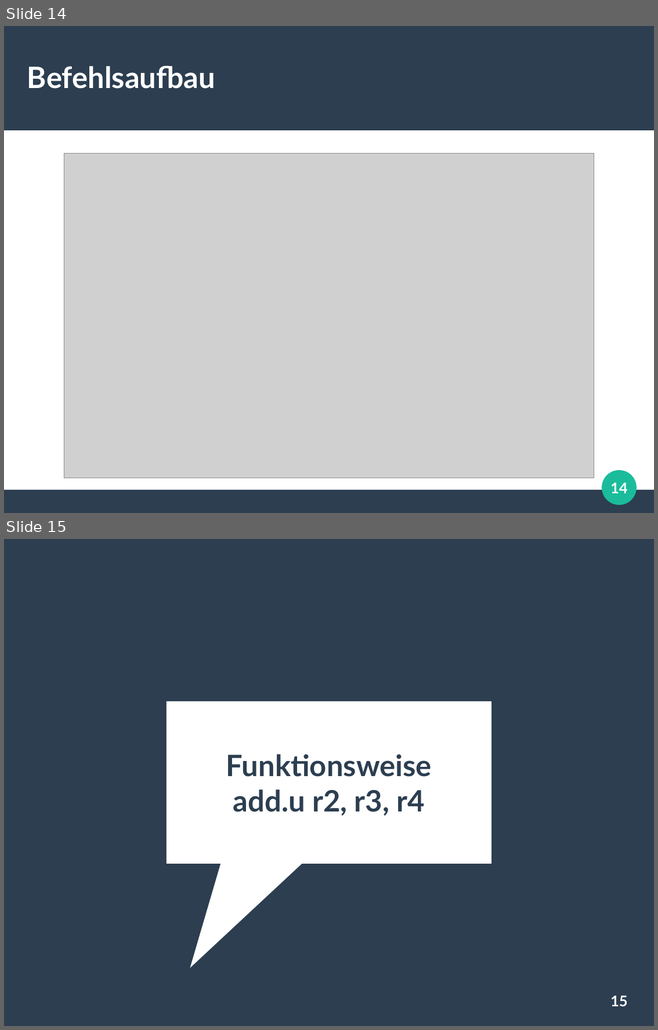
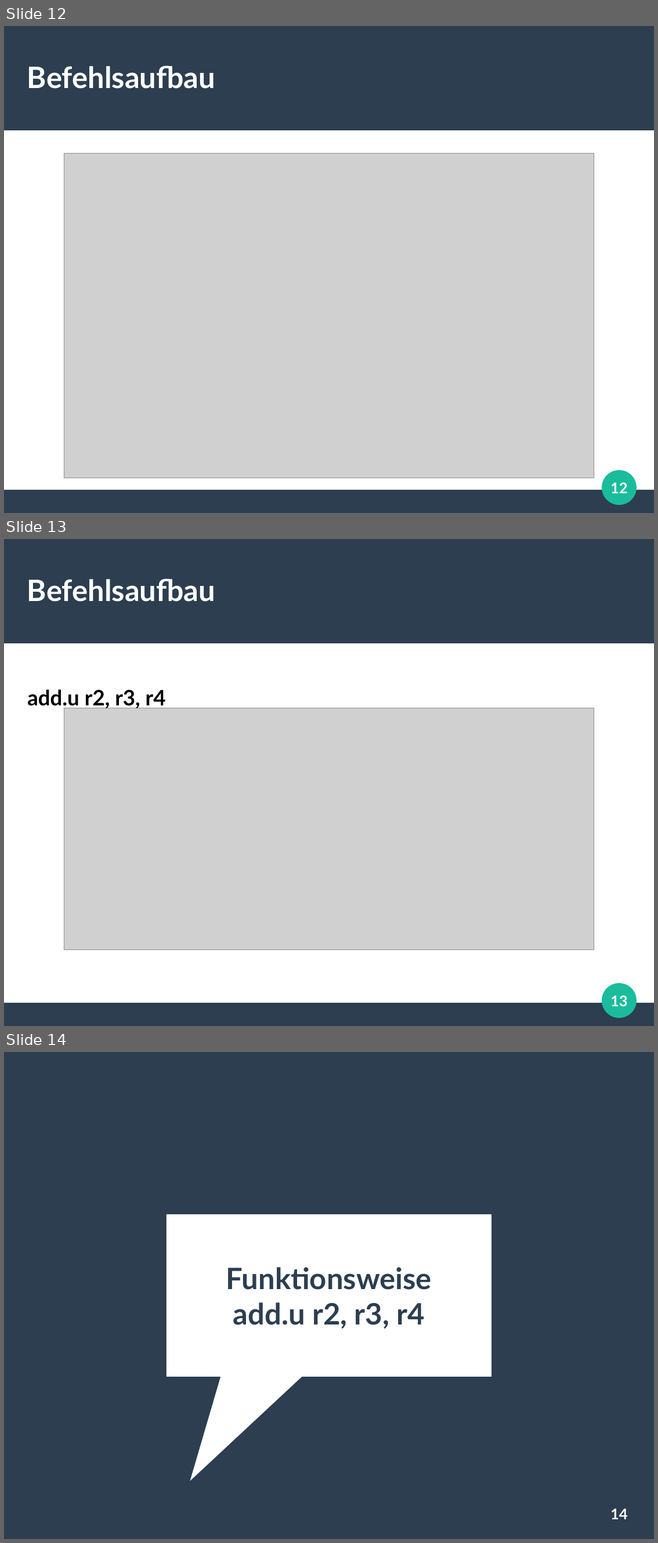
Before and after one commit to modernrio/epu, a slide deck: doc/presentation/epu.odp. Shown one above the other, each under a label of ours: slides 14 and 15 before the commit, slides 12, 13 and 14 after it. The pictures are 658x1030 and 658x1543 pixels, drawn with LibreOffice and Linux fonts; fonts in the diff are those of the drawing; grey boxes stand for pictures. Boxes give left, top, right and bottom in pixels: in the first picture for what was removed or moved away, otherwise in the second. Text is boxed around its words. In the diff, an @@ line names an element or a change of style, - is before the commit and + after.

```diff
--- a/doc/presentation/epu.odp
+++ b/doc/presentation/epu.odp
@@ slide 13 added at (4, 539, 654, 1026), background #FFFFFF; not listed: 3 template elements that a slide beside it also shows @@
@@ title added at (27, 578, 215, 602), 36 pt, text #FFFFFF, bold @@
+Befehlsaufbau
@@ title added at (27, 689, 166, 710), 26 pt, text #000000, bold @@
+add.u r2, r3, r4
@@ picture added at (64, 708, 594, 950) @@
@@ page number added at (610, 995, 627, 1006), 18 pt, text #FFFFFF, bold @@
+13
@@ what was slide 14 is now slide 12 @@
@@ page number at (610, 482, 627, 493): text changed @@
-14
+12
@@ what was slide 15 is now slide 14 @@
@@ page number at (610, 1508, 627, 1519): text changed @@
-15
+14
```
Also in this commit, not shown: 2 slides removed, 5 other files.
